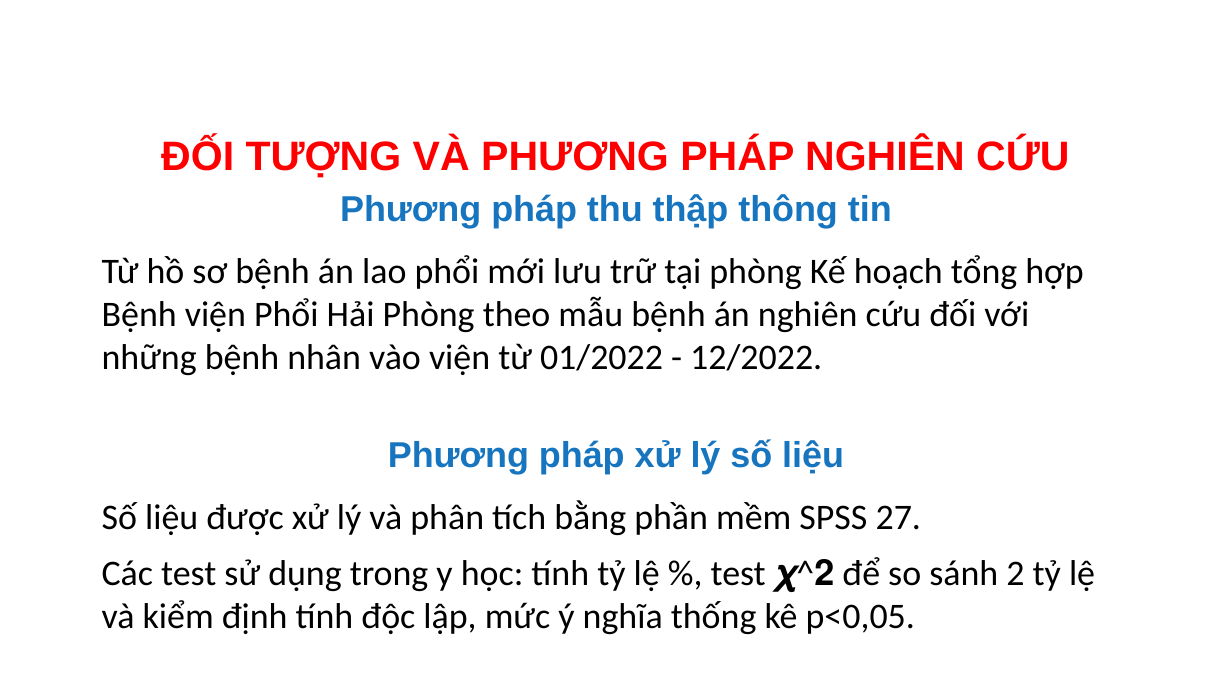
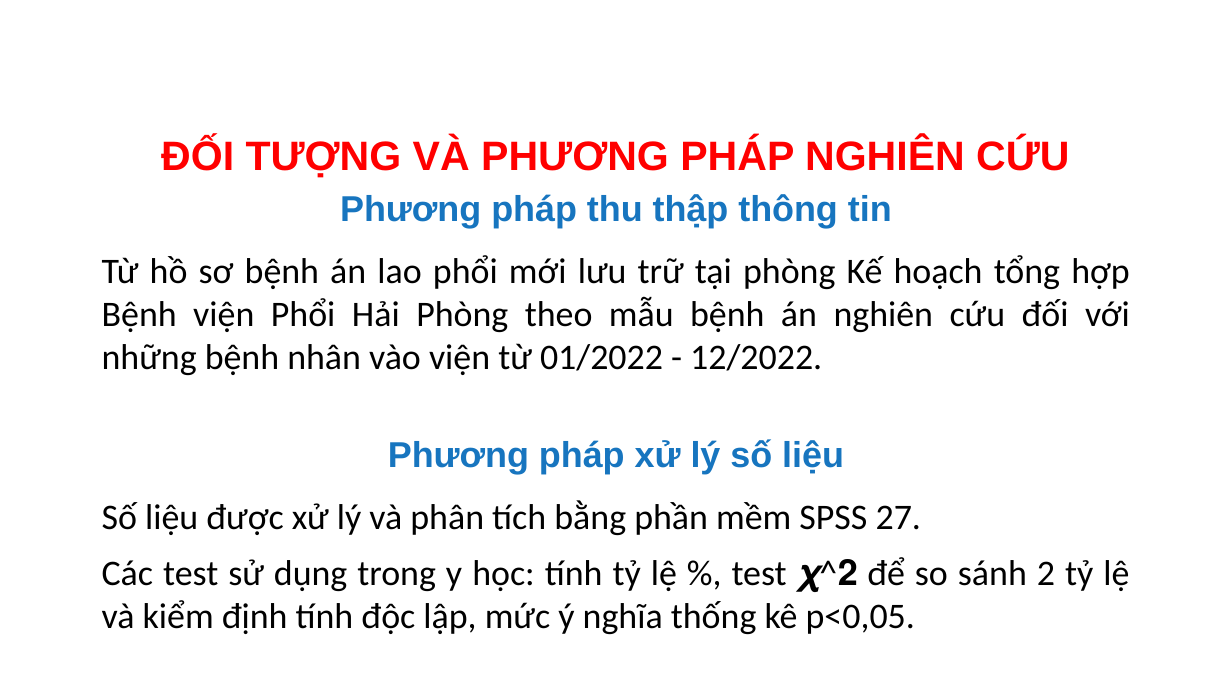
Before and after one commit to MedPocket/HPMUGraduation-thesis, a slide deck: slide 17 of Thuc-trang-va-mot-so-yeu-to-lien-quan-dinh-duong-BN-lao-phoi_Nhat-Nguyen.pptx. Drawn at 1232x693 pixels with LibreOffice and Linux fonts; fonts in the diff are those of the drawing; background and template pictures are left out. Boxes give left, top, right and bottom in pixels: in the first picture for what was removed or moved away, otherwise in the second. Text is boxed around its words. In the diff, an @@ line names an element or a change of style, - is before the commit and + after.

```diff
--- a/Thuc-trang-va-mot-so-yeu-to-lien-quan-dinh-duong-BN-lao-phoi_Nhat-Nguyen.pptx
+++ b/Thuc-trang-va-mot-so-yeu-to-lien-quan-dinh-duong-BN-lao-phoi_Nhat-Nguyen.pptx
@@ text "Từ hồ sơ bệnh án ..." at [102,255,1130,375]: alignment left to justified @@
@@ text "Số liệu được xử lý ..." at [102,500,1129,634]: alignment left to justified @@
```
Also in this commit, not shown: 18 other slides changed.
